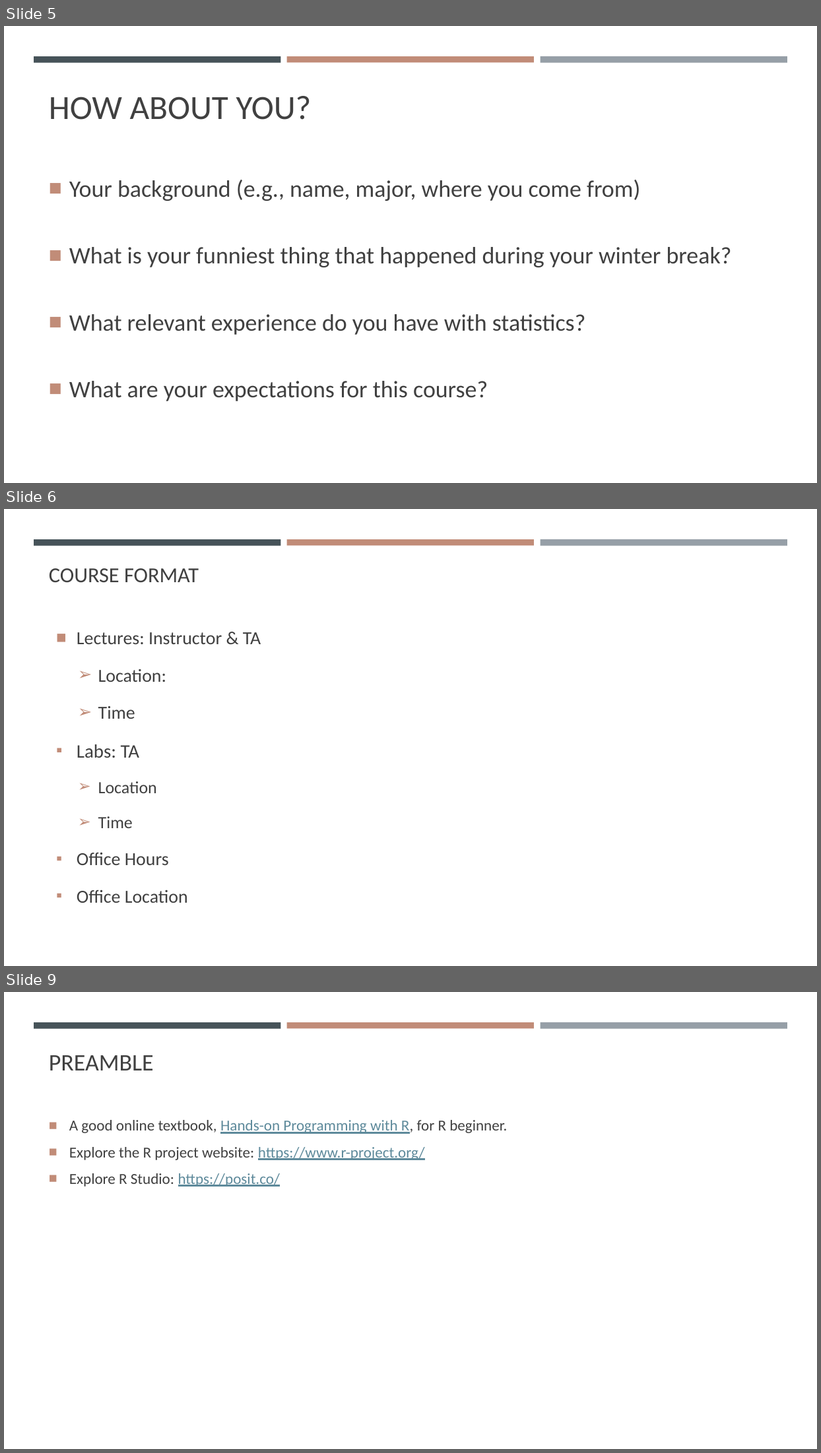
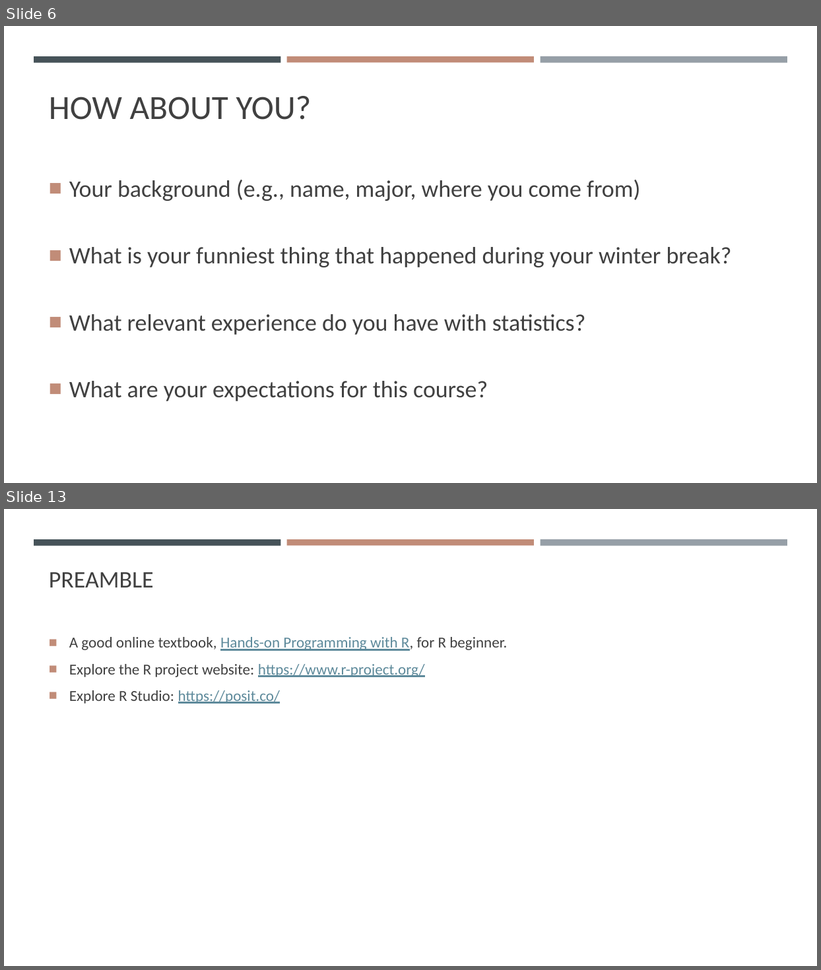
Before and after one commit to gisynw/geog-247, a slide deck: docs/Lectures/Week01/Week01_Intro.pptx. Shown one above the other, each under a label of ours: slides 5, 6 and 9 before the commit, slides 6 and 13 after it; the slides between them are not shown. The pictures are 821x1453 and 821x970 pixels, drawn with LibreOffice and Linux fonts; fonts in the diff are those of the drawing. Boxes give left, top, right and bottom in pixels: in the first picture for what was removed or moved away, otherwise in the second. Text is boxed around its words. In the diff, an @@ line names an element or a change of style, - is before the commit and + after.

```diff
--- a/docs/Lectures/Week01/Week01_Intro.pptx
+++ b/docs/Lectures/Week01/Week01_Intro.pptx
@@ slide 6 removed at bbox=[4, 509, 817, 966], background #FFFFFF; not listed: 3 template elements that a slide beside it also shows @@
@@ title removed at bbox=[49, 568, 199, 583] @@
-COURSE FORMAT
@@ text removed at bbox=[77, 632, 261, 903] @@
-■ Lectures: Instructor & TA
-  ➢ Location:
-  ➢ Time
-▪ Labs: TA
-  ➢ Location
-  ➢ Time
-▪ Office Hours
-▪ Office Location
@@ what was slide 5 is now slide 6 @@
@@ what was slide 9 is now slide 13 @@
```
Also in this commit, not shown: 1 slide changed, 6 slides added, 1 other slide removed, 1 other file.
